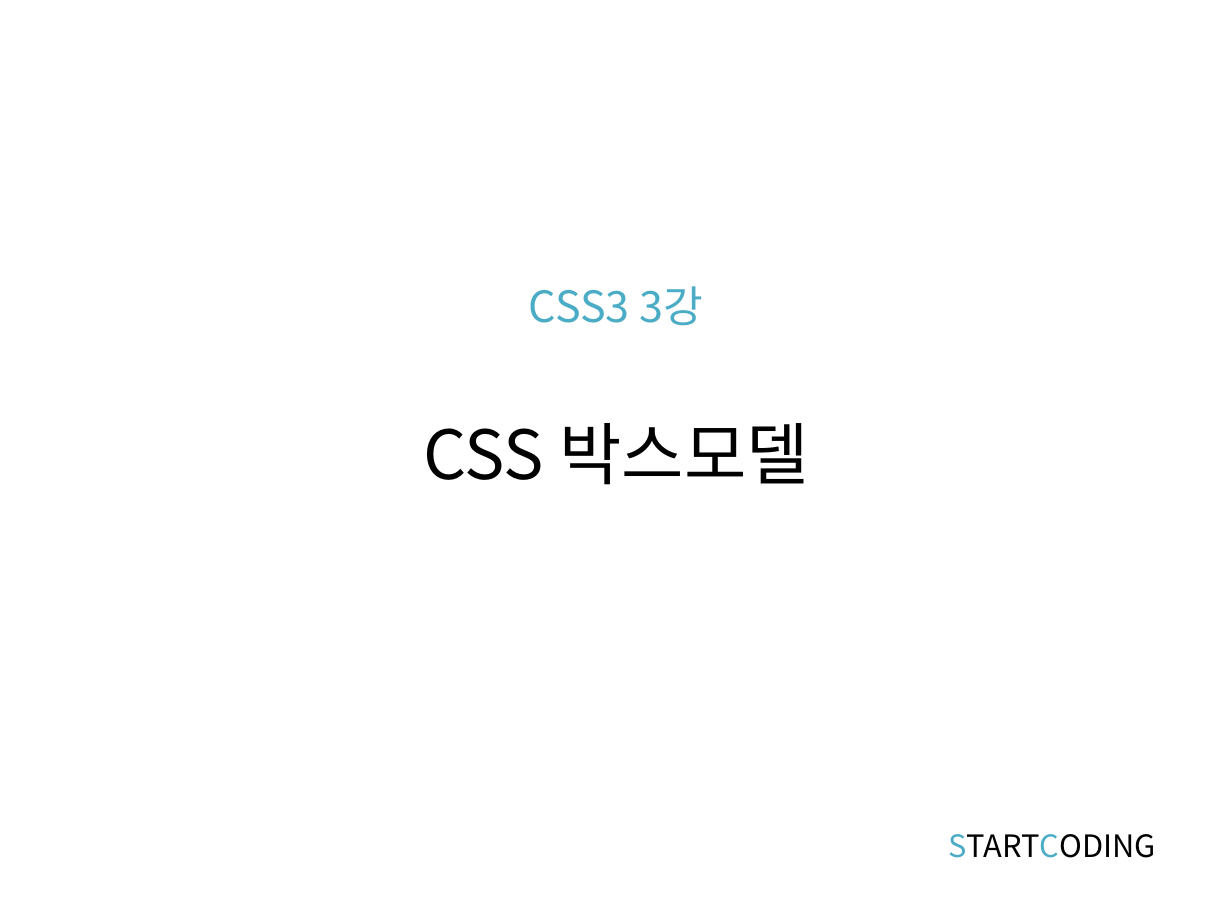
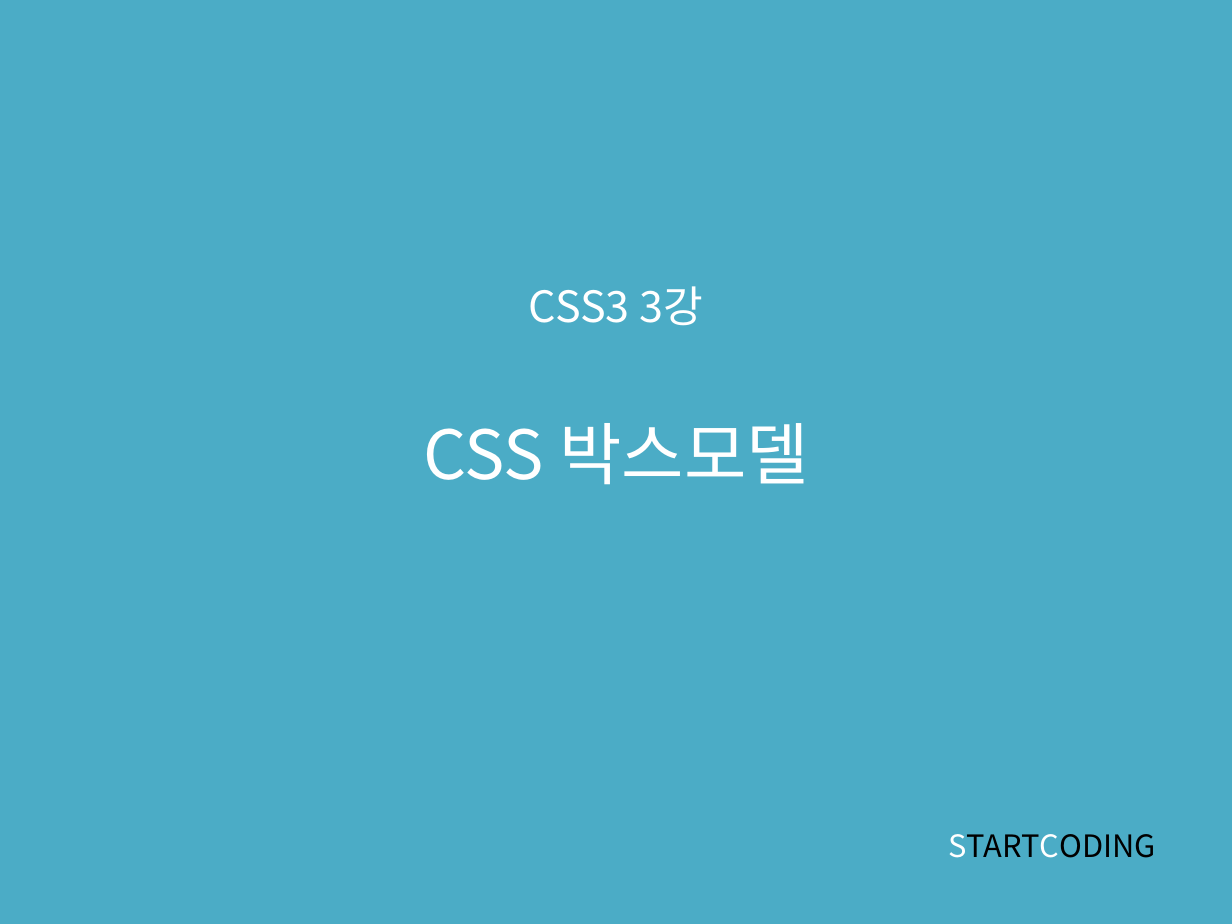
Before and after one commit to kwonkijun/web, a slide deck: slide 1 of 프론트엔드기초(PPT)/CSS3 3강_CSS 박스모델.pptx. Drawn at 1232x924 pixels with LibreOffice and Linux fonts; fonts in the diff are those of the drawing. Boxes give left, top, right and bottom in pixels: in the first picture for what was removed or moved away, otherwise in the second. Text is boxed around its words. In the diff, an @@ line names an element or a change of style, - is before the commit and + after.

```diff
--- a/프론트엔드기초(PPT)/CSS3 3강_CSS 박스모델.pptx
+++ b/프론트엔드기초(PPT)/CSS3 3강_CSS 박스모델.pptx
@@ background #FFFFFF to #4BACC6 @@
@@ title "CSS3 3강 CSS 박스모델" at [423,286,808,485]: text colour #4BACC6 to #FFFFFF in "CSS3 3강"; text colour #000000 to #FFFFFF in "CSS 박스모델" @@
@@ text "STARTCODING" at [948,834,1156,858]: text colour #4BACC6 to #FFFFFF in "STARTCODING" @@
```
Also in this commit, not shown: 3 other slides changed, 1 slide added, 2 slides removed, 12 other files.
